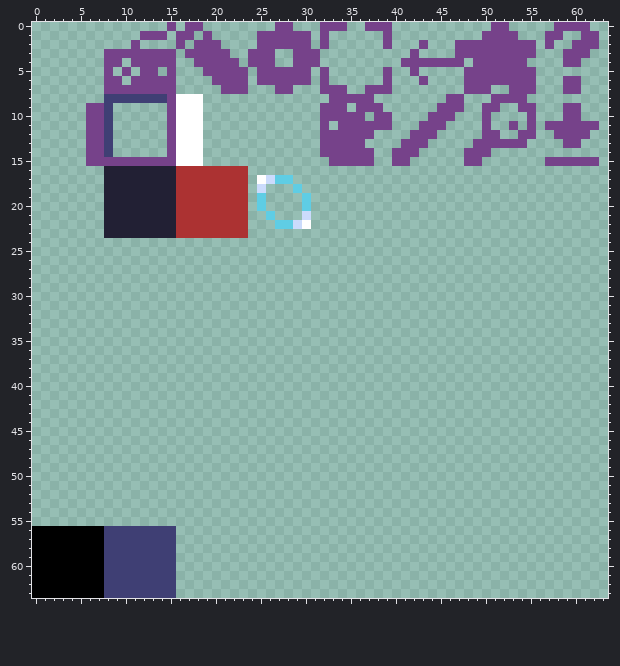
Pixel-art sprite -- client/res/img/themes/default/theme.png. That is the earlier state.
The file is 64x64 pixels.
The same view after the edit:
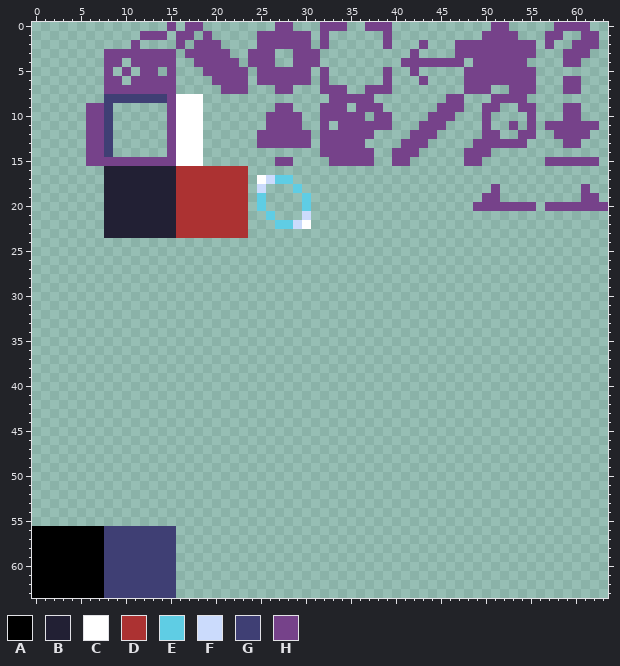
Palette (. is transparent): A #000000  B #222034  C #ffffff  D #ac3232  E #5fcde4  F #cbdbfc  G #3f3f74  H #76428a
Difference:
@@ x 23..63 @@
  8 ..........HHHHH........HH...HHHH.........
- 9 .........HHH.HHH......HHH..HH..HH...HH...
-10 .........HHHHH.HH....HHH...H....H...HH...
-11 .........H.HHHHHH...HHH....H..H.H.HHHHHH.
-12 .........HHHHHH....HHH.....HH..HH..HHHH..
-13 .........HHHHH....HHH.....HHHHHH....HH...
+ 9 ....HH...HHH.HHH......HHH..HH..HH...HH...
+10 ...HHHH..HHHHH.HH....HHH...H....H...HH...
+11 ...HHHH..H.HHHHHH...HHH....H..H.H.HHHHHH.
+12 ..HHHHHH.HHHHHH....HHH.....HH..HH..HHHH..
+13 ..HHHHHH.HHHHH....HHH.....HHHHHH....HH...
 14 .........HHHHHH..HHH.....HHH.............
-15 ..........HHHHH..HH......HH.......HHHHHH.
+15 ....HH....HHHHH..HH......HH.......HHHHHH.
 16 D........................................
 17 D.CFEE...................................
-18 D.F...E..................................
-19 D.E....E.................................
-20 D.E....E.................................
+18 D.F...E.....................H.........H..
+19 D.E....E...................HH.........HH.
+20 D.E....E..................HHHHHHH.HHHHHHH
 21 D..E...F.................................
